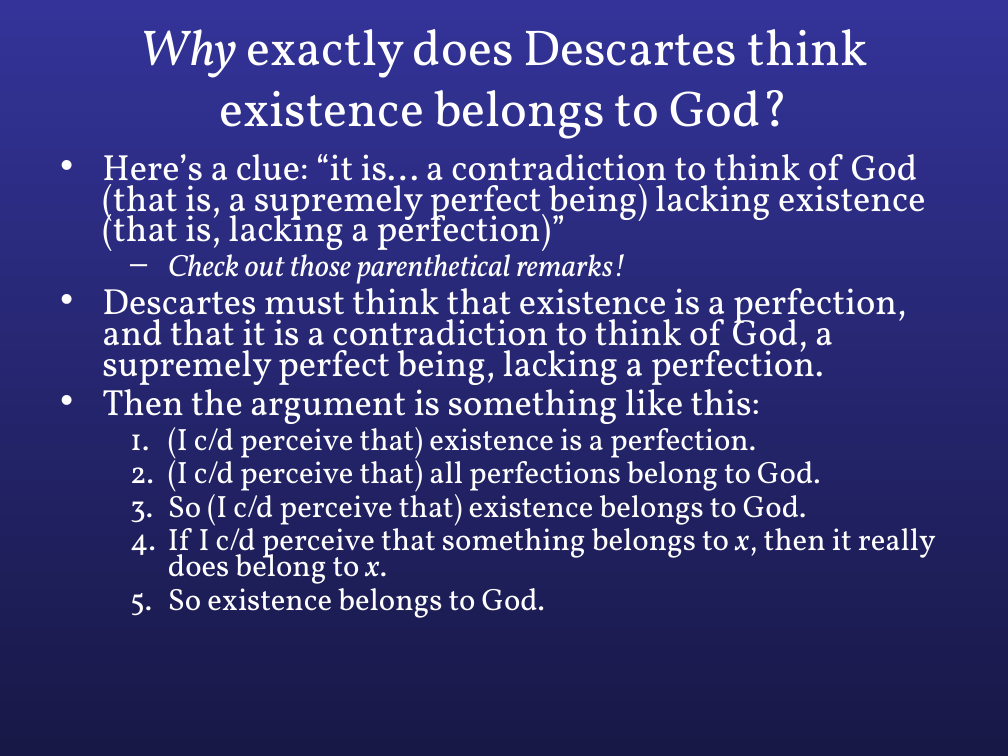
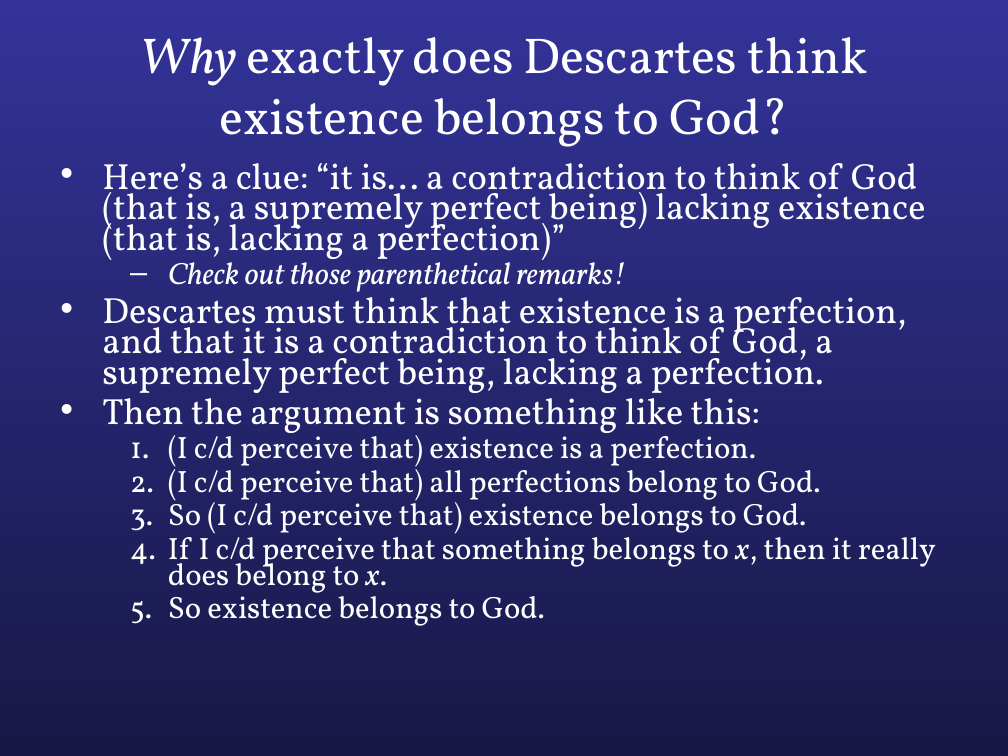
Before and after one commit to colemitchell/colemitchell.github.io, a slide deck: slide 8 of PHIL2220/Med V.ppt. Drawn at 1008x756 pixels with LibreOffice and Linux fonts; fonts in the diff are those of the drawing. Boxes give left, top, right and bottom in pixels: in the first picture for what was removed or moved away, otherwise in the second. Text is boxed around its words. In the diff, an @@ line names an element or a change of style, - is before the commit and + after.

```diff
--- a/PHIL2220/Med V.ppt
+++ b/PHIL2220/Med V.ppt
@@ title "Why exactly does Descartes think ...": place and size @@
-title "Why exactly does Descartes think ..." at bbox=[140, 29, 867, 139]
+title "Why exactly does Descartes think ..." at bbox=[140, 37, 867, 147]
@@ text "Here’s a clue: “it is... ...": place and size @@
-text "Here’s a clue: “it is... ..." at bbox=[102, 154, 936, 618]
+text "Here’s a clue: “it is... ..." at bbox=[102, 163, 936, 626]
```
Also in this commit, not shown: 4 other slides changed, 6 other files.
